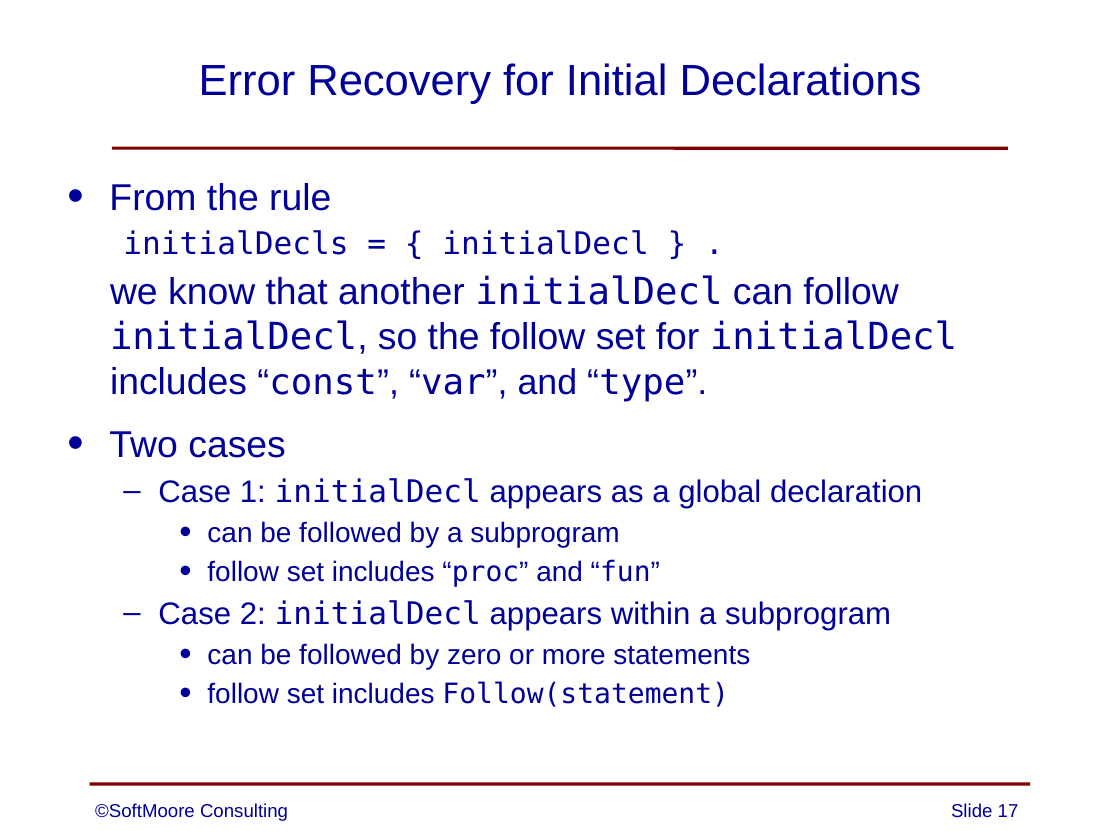
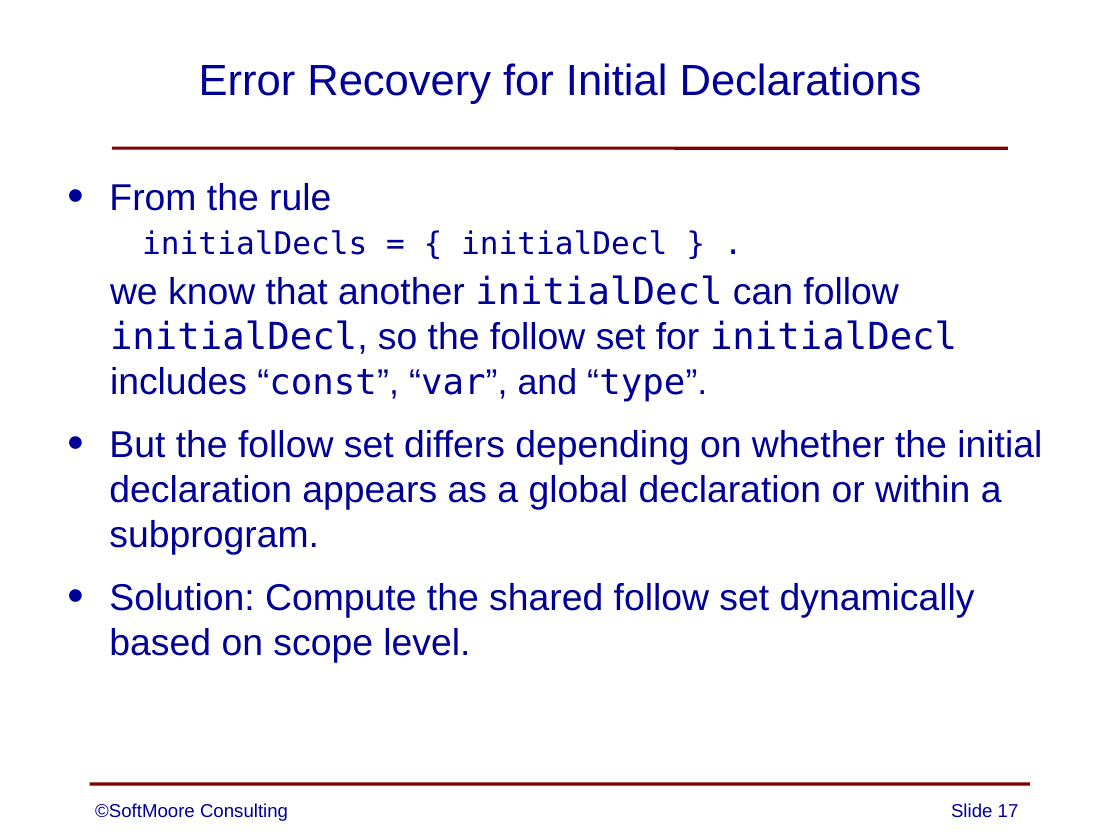
Before and after one commit to SoftMoore/CPRL-Kt-2nd, a slide deck: slide 17 of PowerPoints/07 - Error Handling.pptx. Drawn at 1120x840 pixels with LibreOffice and Linux fonts; fonts in the diff are those of the drawing. Boxes give left, top, right and bottom in pixels: in the first picture for what was removed or moved away, otherwise in the second. Text is boxed around its words. In the diff, an @@ line names an element or a change of style, - is before the commit and + after.

```diff
--- a/PowerPoints/07 - Error Handling.pptx
+++ b/PowerPoints/07 - Error Handling.pptx
@@ text at [109, 430, 1042, 663]: text changed; size 18 to 24 pt @@
-• Two cases
-  – Case 1: initialDecl appears as a global declaration
-    • can be followed by a subprogram
-    • follow set includes “proc” and “fun”
-  – Case 2: initialDecl appears within a subprogram
-    • can be followed by zero or more statements
-    • follow set includes Follow(statement)
+• But the follow set differs depending on whether the initial declaration appears as a global declaration or within a subprogram.
+• Solution: Compute the shared follow set dynamically based on scope level.
```
Also in this commit, not shown: 8 other slides changed.
